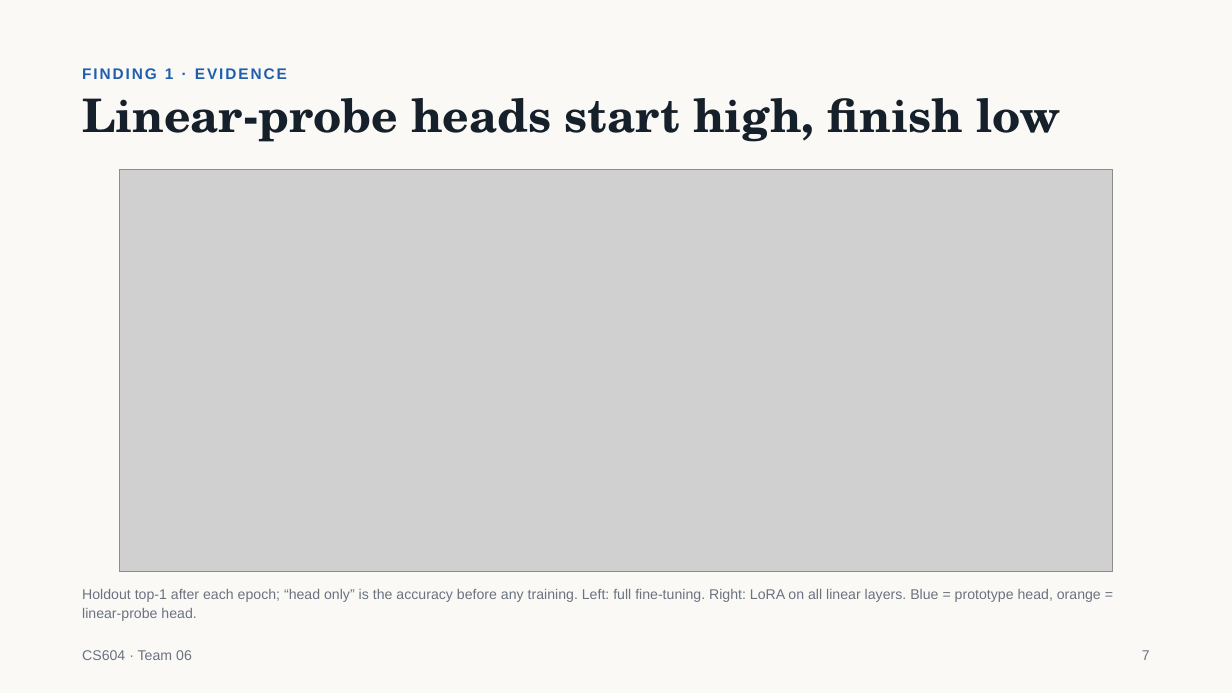
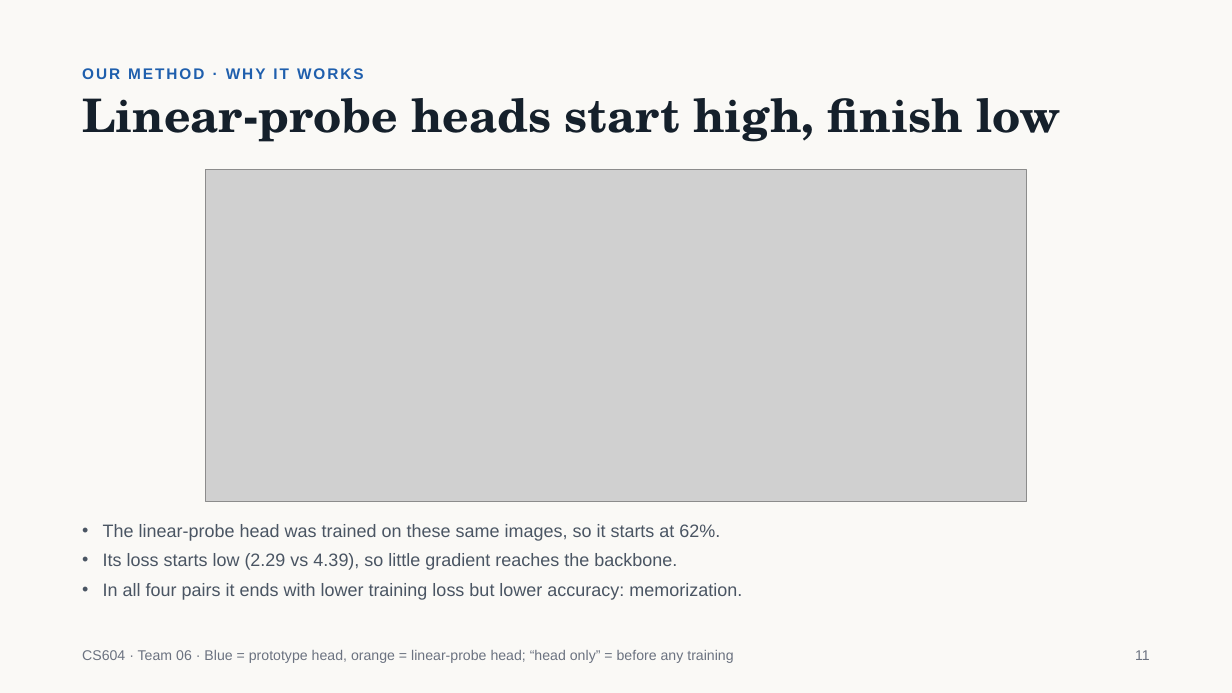
Before and after one commit to jiaobuchong/deep-cv, a slide deck: slide 11 of cs604_team06_slides.pptx (slide 7 before the commit). Drawn at 1232x693 pixels with LibreOffice and Linux fonts; fonts in the diff are those of the drawing; grey boxes stand for pictures. Boxes give left, top, right and bottom in pixels: in the first picture for what was removed or moved away, otherwise in the second. Text is boxed around its words. In the diff, an @@ line names an element or a change of style, - is before the commit and + after.

```diff
--- a/cs604_team06_slides.pptx
+++ b/cs604_team06_slides.pptx
@@ text at [82, 68, 364, 79]: text changed @@
-FINDING 1 · EVIDENCE
+OUR METHOD · WHY IT WORKS
@@ picture: place and size @@
-picture at [119, 170, 1113, 572]
+picture at [205, 170, 1027, 502]
@@ text at [103, 524, 742, 600]: text changed; size 11 to 14 pt; text colour #6B7280 to #4A5563 @@
-Holdout top-1 after each epoch; “head only” is the accuracy before any training. Left: full fine-tuning. Right: LoRA on all linear layers. Blue = prototype head, orange = linear-probe head.
+• The linear-probe head was trained on these same images, so it starts at 62%.
+• Its loss starts low (2.29 vs 4.39), so little gradient reaches the backbone.
+• In all four pairs it ends with lower training loss but lower accuracy: memorization.
@@ text at [82, 650, 733, 663]: text changed @@
-CS604 · Team 06
+CS604 · Team 06 · Blue = prototype head, orange = linear-probe head; “head only” = before any training
@@ text at [1135, 650, 1150, 660]: text changed @@
-7
+11
```
Also in this commit, not shown: 5 other slides changed, 12 slides added, 9 slides removed, 11 other files.
